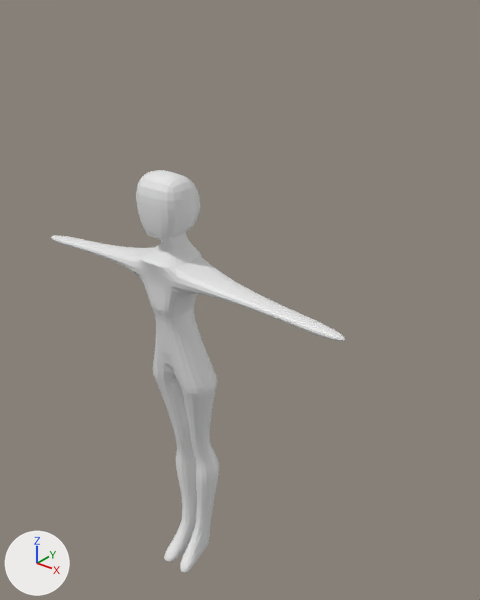
Renders of the Blender file art/echo/echo_model.blend from each side of a commit.
The view is the same before and after, from a camera (50 mm lens) standing at (0.837, -0.882, 1.256) and looking at (0.01, 0.152, 0.615). Lighting does not change. The marker at lower left points along +X, +Y and +Z. The picture after the commit comes second.

The older version as bpy lines, for what is in view:
```python
me_cube = bpy.data.meshes.new('Cube')
me_cube.from_pydata(...)  # 96 vertices, 90 faces; spans x -1.0..7.6, y -1.0..1.7, z -14.5..4.3
ob_cube = bpy.data.objects.new('Cube', me_cube)
ob_cube.location = (0.006, -0.051, 0.734)
ob_cube.scale = (0.0504, 0.0504, 0.0504)
_m = ob_cube.modifiers.new('Mirror', 'MIRROR')
_m.use_clip = True
_m = ob_cube.modifiers.new('Subdivision', 'SUBSURF')
```
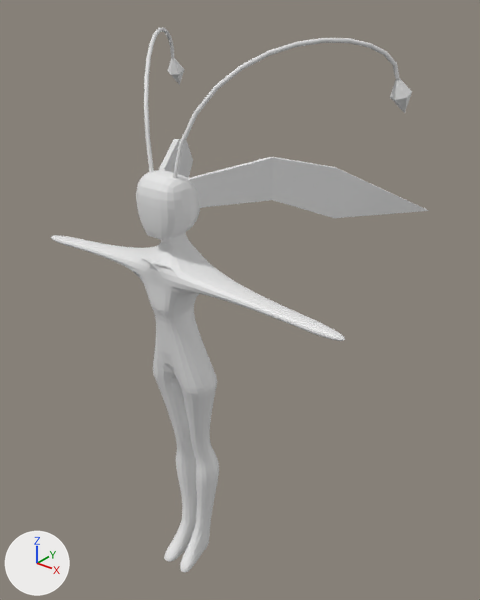
Boxes (x1, y1, x2, y2) around the edits, measured in the pictures (480 x 600 px):
'Cube', reshaped, rescaled
    both: (51, 170, 345, 573)
'Ear', added
    after: (159, 139, 429, 218)
'Antenna', added
    after: (144, 27, 399, 178)
'Lantern', added
    after: (168, 57, 412, 113)

What changed in the scene script:
```text
Change me_cube:
    used by ob_cube; location = (0.006, -0.051, 0.734); scale = (0.0504, 0.0504, 0.0504)
    remove me_cube.from_pydata(...)  # 96 vertices, 90 faces; spans x -1.0..7.6, y -1.0..1.7, z -14.5..4.3
    add me_cube.from_pydata(...)  # 96 vertices, 89 faces; spans x -0.1..0.4, y -0.1..0.1, z -0.7..0.2
    me_cube part 1: the whole mesh is rebuilt
Add me_cylinder_001:
    me_cylinder_001.from_pydata(...)  # 18 vertices, 14 faces; spans x 0.6951..0.7295, y 0.2549..0.2918, z 0.8721..0.9404
Add me_plane:
    me_plane.from_pydata([(0.041, -0.044, 0.88), (0.13, 0.098, 0.88), (0.041, -0.044, 0.932), (0.13, 0.098, 0.96), (0.206, 0.2, 0.833), (0.206, 0.2, 0.931), (0.332, 0.357, 0.834), (0.332, 0.357, 0.834)], [], [(0, 1, 3, 2), (3, 1, 4, 5), (5, 4, 6, 7)])
Add cu_béziercurve:
    cu_béziercurve = bpy.data.curves.new('BézierCurve', 'CURVE')
    cu_béziercurve.dimensions = '3D'
    _sp = cu_béziercurve.splines.new('BEZIER'); _sp.bezier_points.add(1)
    _sp.bezier_points.foreach_set('co', [0.0337, -0.0613, 0.938, 0.281, 0.261, 1.095])
    _sp.bezier_points.foreach_set('handle_left', [0.00793, -0.065, 0.751, 0.281, 0.261, 1.195])
    _sp.bezier_points.foreach_set('handle_right', [0.0713, -0.0558, 1.21, 0.281, 0.261, 0.995])
    for _p, _l, _r in zip(_sp.bezier_points, ['ALIGNED', 'ALIGNED'], ['ALIGNED', 'ALIGNED']): _p.handle_left_type = _l; _p.handle_right_type = _r
    _sp.order_u = 0
    _sp.order_v = 0
    cu_béziercurve.use_path = True
    cu_béziercurve.bevel_depth = 0.004
    cu_béziercurve.fill_mode = 'FULL'
    cu_béziercurve.use_fill_caps = True
Change ob_cube:
    ob_cube.scale: (0.0504, 0.0504, 0.0504) -> (1.0, 1.0, 1.0)
Add ob_lantern:
    ob_lantern = bpy.data.objects.new('Lantern', me_cylinder_001)
    ob_lantern.location = (-0.427, 0.0, 0.159)
    _m = ob_lantern.modifiers.new('Mirror', 'MIRROR')
    _m.mirror_object = ob_cube
Add ob_antenna:
    ob_antenna = bpy.data.objects.new('Antenna', cu_béziercurve)
    ob_antenna.location = (0.0, 0.0, 0.0)
    _m = ob_antenna.modifiers.new('Mirror', 'MIRROR')
    _m.mirror_object = ob_cube
Add ob_ear:
    ob_ear = bpy.data.objects.new('Ear', me_plane)
    ob_ear.location = (0.0, 0.0, 0.0)
    _m = ob_ear.modifiers.new('Mirror', 'MIRROR')
    _m.mirror_object = ob_cube
    _m = ob_ear.modifiers.new('Solidify', 'SOLIDIFY')
```
